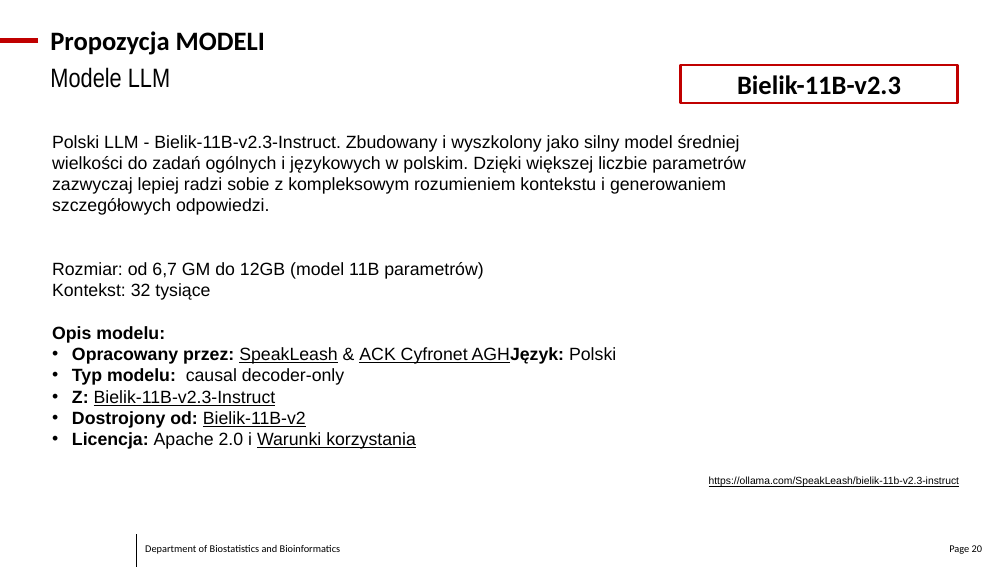
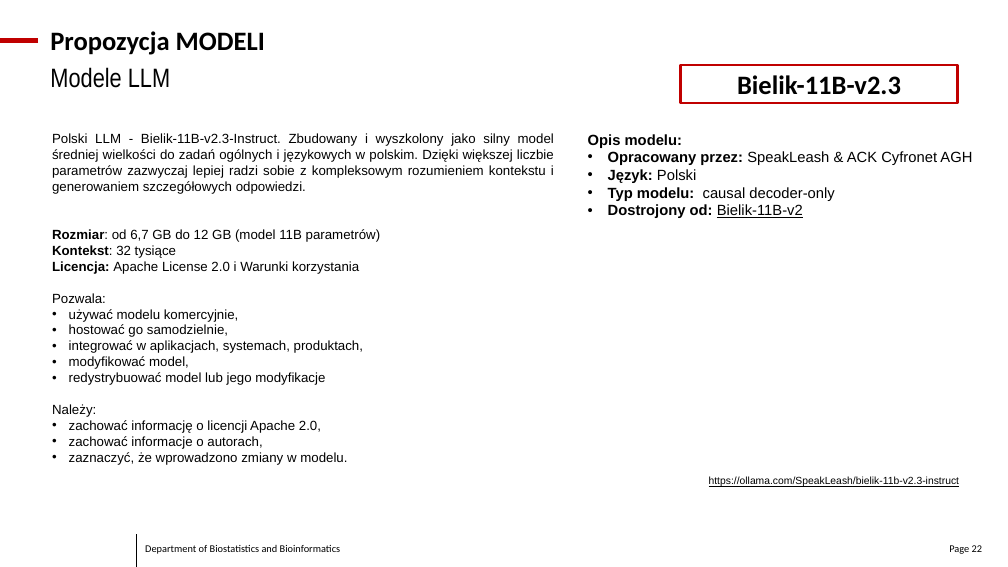
Before and after one commit to dn-dab-nio/ClinicalGuidelineSummary, a slide deck: slide 22 of raport_LLM.pptx (slide 20 before the commit). Drawn at 1008x567 pixels with LibreOffice and Linux fonts; fonts in the diff are those of the drawing; background and template pictures are left out. Boxes give left, top, right and bottom in pixels: in the first picture for what was removed or moved away, otherwise in the second. Text is boxed around its words. In the diff, an @@ line names an element or a change of style, - is before the commit and + after.

```diff
--- a/raport_LLM.pptx
+++ b/raport_LLM.pptx
@@ text at [52,133,554,258]: size 24 to 18 pt in "Polski LLM - Bielik-11B-v2.3-Instruct. Zbudowany i wyszkolon ...", "Kontekst: 32 tysiące"; bold on in "Kontekst:"; alignment left to justified @@
@@ text added at [588,134,972,218], 20 pt, text #000000 @@
+Opis modelu:
+• Opracowany przez: SpeakLeash & ACK Cyfronet AGH
+• Język: Polski
+• Typ modelu: causal decoder-only
+• Dostrojony od: Bielik-11B-v2
@@ text at [52,229,381,242]: text changed; size 24 to 18 pt @@
-Rozmiar: od 6,7 GM do 12GB (model 11B parametrów)
+Rozmiar: od 6,7 GB do 12 GB (model 11B parametrów)
@@ text at [52,261,363,465]: text changed; size 24 to 18 pt @@
-Opis modelu:
-• Opracowany przez: SpeakLeash & ACK Cyfronet AGHJęzyk: Polski
-• Typ modelu: causal decoder-only
-• Z: Bielik-11B-v2.3-Instruct
-• Dostrojony od: Bielik-11B-v2
-• Licencja: Apache 2.0 i Warunki korzystania
+Licencja: Apache License 2.0 i Warunki korzystania
+Pozwala:
+• używać modelu komercyjnie,
+• hostować go samodzielnie,
+• integrować w aplikacjach, systemach, produktach,
+• modyfikować model,
+• redystrybuować model lub jego modyfikacje
+Należy:
+• zachować informację o licencji Apache 2.0,
+• zachować informacje o autorach,
+• zaznaczyć, że wprowadzono zmiany w modelu.
@@ page number at [949,545,982,554]: text changed @@
-Page 20
+Page 22
```
Also in this commit, not shown: 4 other slides changed, 4 slides added, 1 slide removed.
